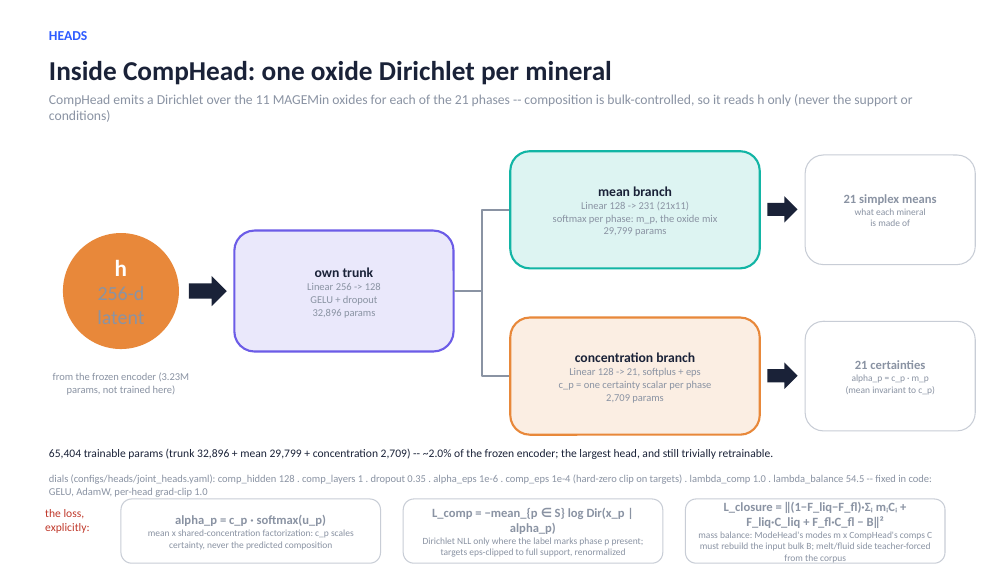
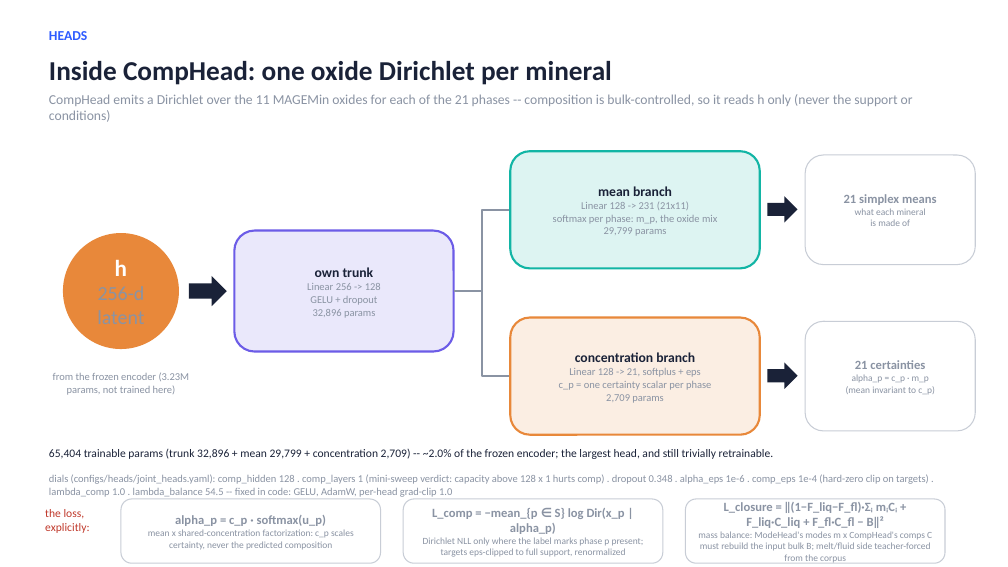
Before and after one commit to matthew-j-liu/phasecast, a slide deck: slide 16 of slides/overview.pptx. Drawn at 1008x567 pixels with LibreOffice and Linux fonts; fonts in the diff are those of the drawing. Boxes give left, top, right and bottom in pixels: in the first picture for what was removed or moved away, otherwise in the second. Text is boxed around its words. In the diff, an @@ line names an element or a change of style, - is before the commit and + after.

Commit message:
joint head architecture part 2

```diff
--- a/slides/overview.pptx
+++ b/slides/overview.pptx
@@ text at [49, 474, 929, 497]: text changed @@
-dials (configs/heads/joint_heads.yaml): comp_hidden 128 . comp_layers 1 . dropout 0.35 . alpha_eps 1e-6 . comp_eps 1e-4 (hard-zero clip on targets) . lambda_comp 1.0 . lambda_balance 54.5 -- fixed in code: GELU, AdamW, per-head grad-clip 1.0
+dials (configs/heads/joint_heads.yaml): comp_hidden 128 . comp_layers 1 (mini-sweep verdict: capacity above 128 x 1 hurts comp) . dropout 0.348 . alpha_eps 1e-6 . comp_eps 1e-4 (hard-zero clip on targets) . lambda_comp 1.0 . lambda_balance 54.5 -- fixed in code: GELU, AdamW, per-head grad-clip 1.0
```
Also in this commit, not shown: 4 other slides changed, 2 slides added, 1 other file.
